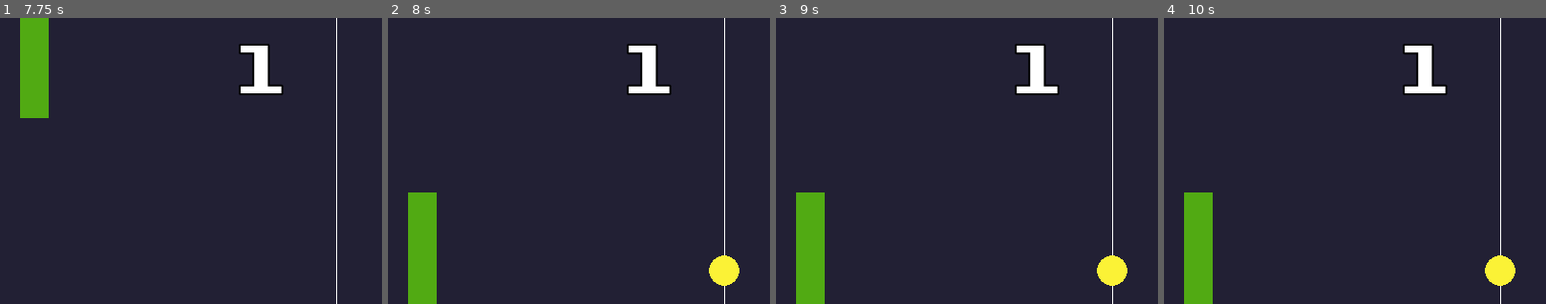
Above: before the commit, frames 1-4 (left to right).
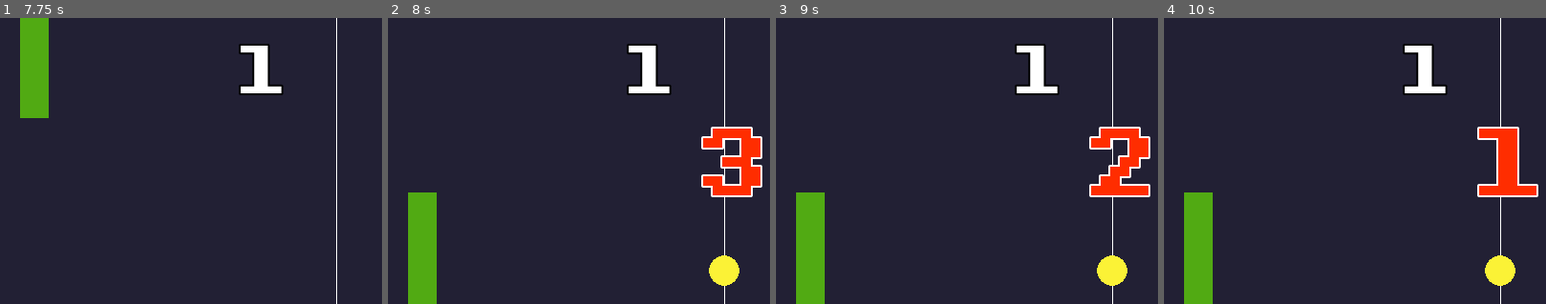
Above: after the commit, the same moments.

Repository: mjcampos/Pong
Game: Godot game, scene res://scenes/main/main.tscn
Same seed, same stepped clock (60 frames per second), same inputs: the game is played once before the commit and once after it.
Inputs:
- Up to frame 1 (7.75 s): click "Play" at 0.5 s; tap Enter at 1.25 s; hold Up (ui_up) 1.28-2.03 s; tap R (reset) at 2, 3.5 s; hold Down (ui_down) 2.03-2.78 s; hold Up (ui_up) 2.78-4.28 s; hold Down (ui_down) 4.28-6.53 s; hold Up (ui_up) from 6.53 s (still down)
- Up to frame 2 (8 s): keep holding Up (ui_up)
- Up to frame 3 (9 s): tap R (reset) at 8.75 s; release Up (ui_up) at 8.78 s; hold Down (ui_down) from 8.78 s (still down)
- Up to frame 4 (10 s): keep holding Down (ui_down); tap R (reset) at 9.5 s
The pictures show only the part of the screen within x 6-56%, y 6-56%; the shares and areas given below are measured in that part.

Frame 1 is identical in both runs. In frame 2, 2.7% of the frame differs, in the area x 82-98%, y 38-63%; in frame 3, 2.5%; in frame 4, 2.2%.

Commit message:
Minor bug
Updated z index of ball to have it show on top of the scores.

Set number label to show when a new countdown begins. Accidently got rid of it.

Diff:
--- a/scenes/ball/ball.tscn
+++ b/scenes/ball/ball.tscn
@@ -13,6 +13,7 @@
 script = ExtResource("1_77nr3")
 
 [node name="Sprite2D" type="Sprite2D" parent="."]
+z_index = 2
 texture = ExtResource("1_jj3qk")
 
 [node name="CollisionShape2D" type="CollisionShape2D" parent="."]
--- a/scenes/game/game.gd
+++ b/scenes/game/game.gd
@@ -38,6 +38,7 @@
 func start_countdown():
 	countdown = 3
 	number_label.text = str(countdown)
+	number_label.visible = true
 	timer.start()
 
 func _on_timer_timeout():
